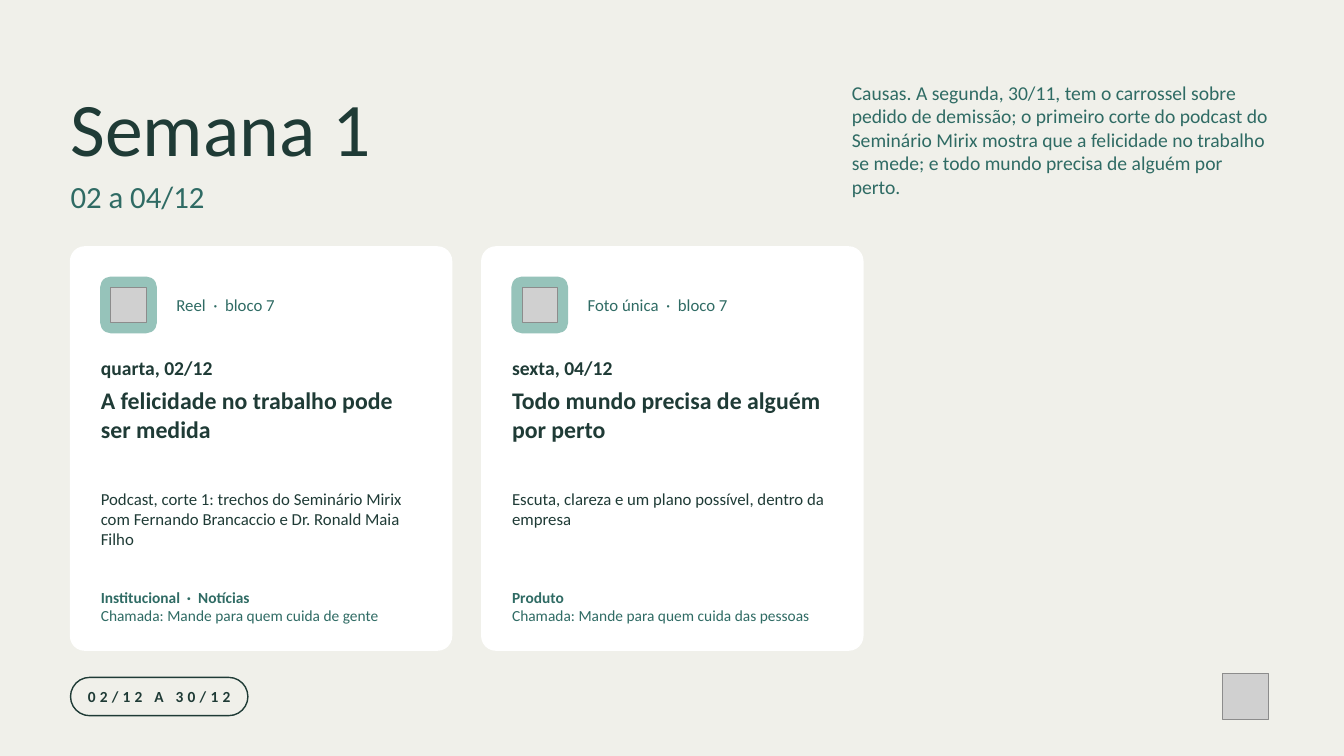
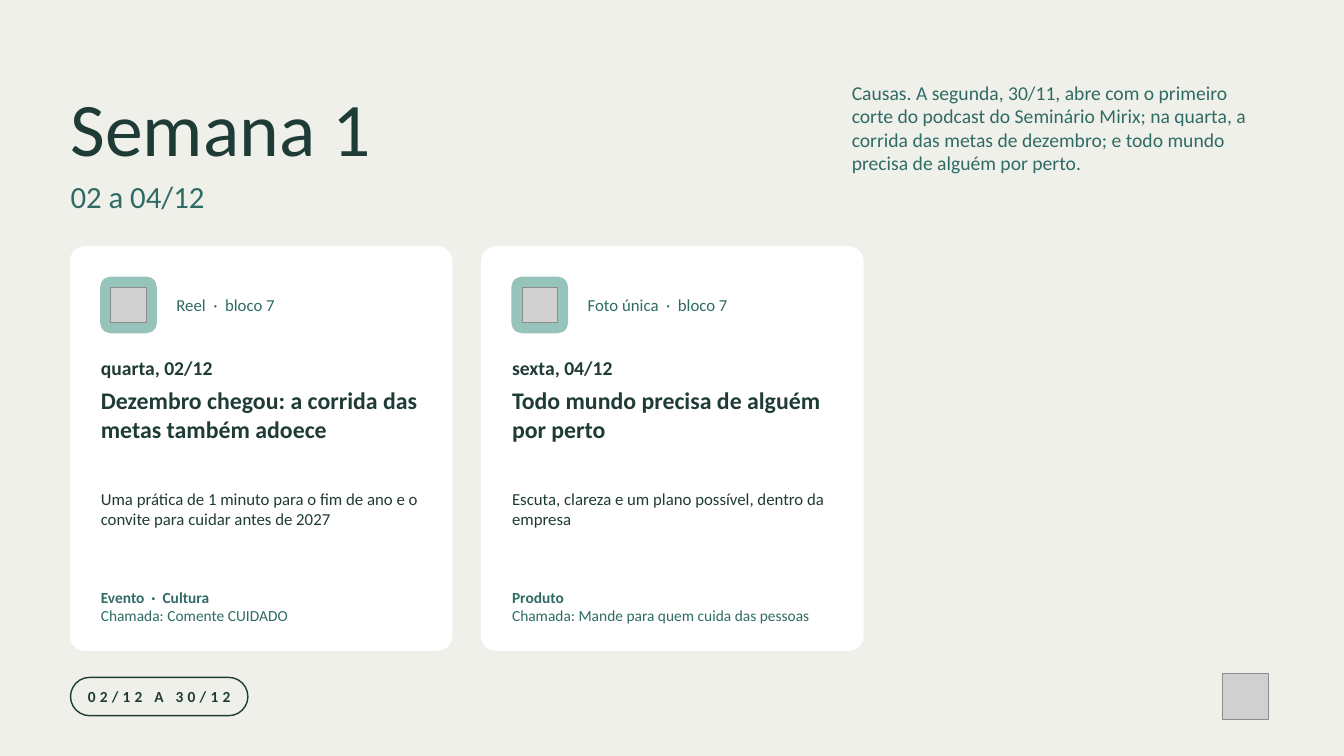
Before and after one commit to nina-rebello/comunicao-fh, a slide deck: slide 3 of marketing/calendario-dezembro/Programacao_Instagram_Dezembro_2026.pptx. Drawn at 1344x756 pixels with LibreOffice and Linux fonts; fonts in the diff are those of the drawing; grey boxes stand for pictures. Boxes give left, top, right and bottom in pixels: in the first picture for what was removed or moved away, otherwise in the second. Text is boxed around its words. In the diff, an @@ line names an element or a change of style, - is before the commit and + after.

```diff
--- a/marketing/calendario-dezembro/Programacao_Instagram_Dezembro_2026.pptx
+++ b/marketing/calendario-dezembro/Programacao_Instagram_Dezembro_2026.pptx
@@ text at <box>852,86,1245,174</box>: text changed @@
-Causas. A segunda, 30/11, tem o carrossel sobre pedido de demissão; o primeiro corte do podcast do Seminário Mirix mostra que a felicidade no trabalho se mede; e todo mundo precisa de alguém por perto.
+Causas. A segunda, 30/11, abre com o primeiro corte do podcast do Seminário Mirix; na quarta, a corrida das metas de dezembro; e todo mundo precisa de alguém por perto.
@@ text at <box>101,392,417,438</box>: text changed @@
-A felicidade no trabalho pode ser medida
+Dezembro chegou: a corrida das metas também adoece
@@ text at <box>101,493,418,528</box>: text changed @@
-Podcast, corte 1: trechos do Seminário Mirix com Fernando Brancaccio e Dr. Ronald Maia Filho
+Uma prática de 1 minuto para o fim de ano e o convite para cuidar antes de 2027
@@ text at <box>101,592,288,621</box>: text changed @@
-Institucional · Notícias
-Chamada: Mande para quem cuida de gente
+Evento · Cultura
+Chamada: Comente CUIDADO
```
Also in this commit, not shown: 2 other slides changed, 12 other files.
